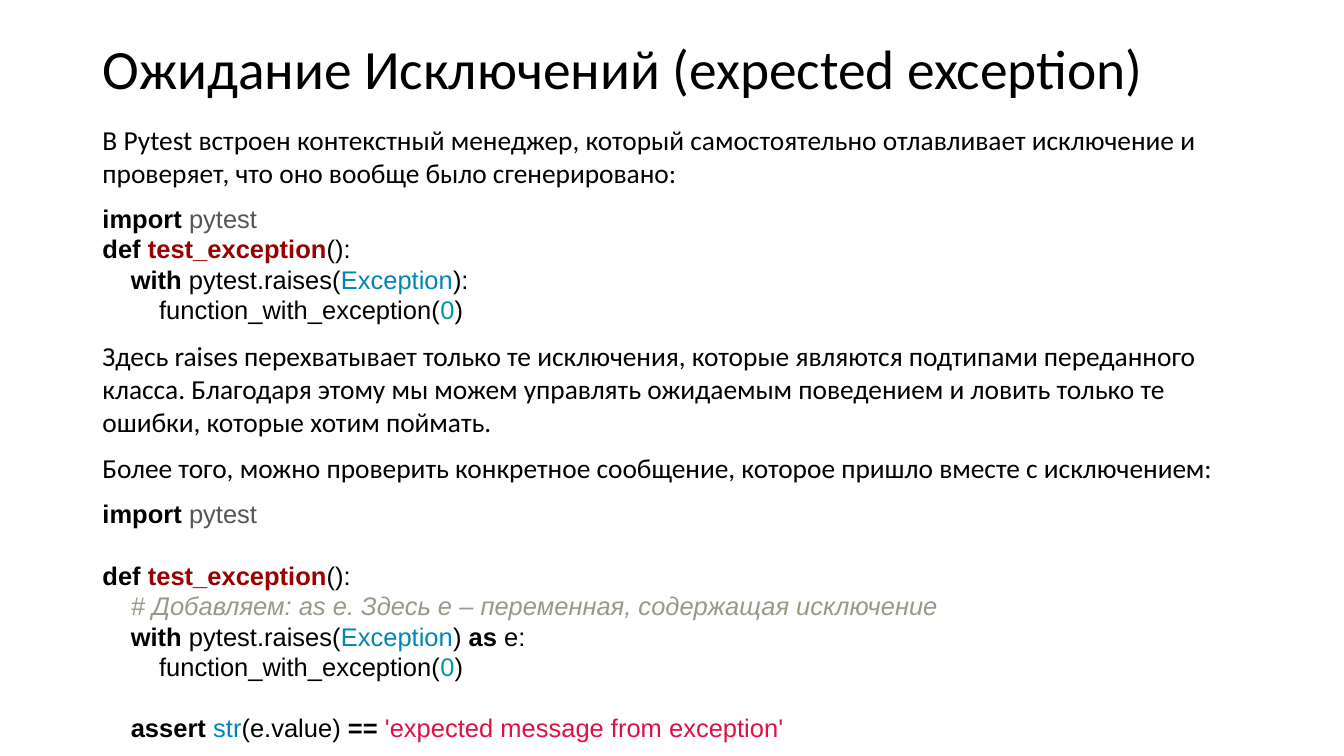
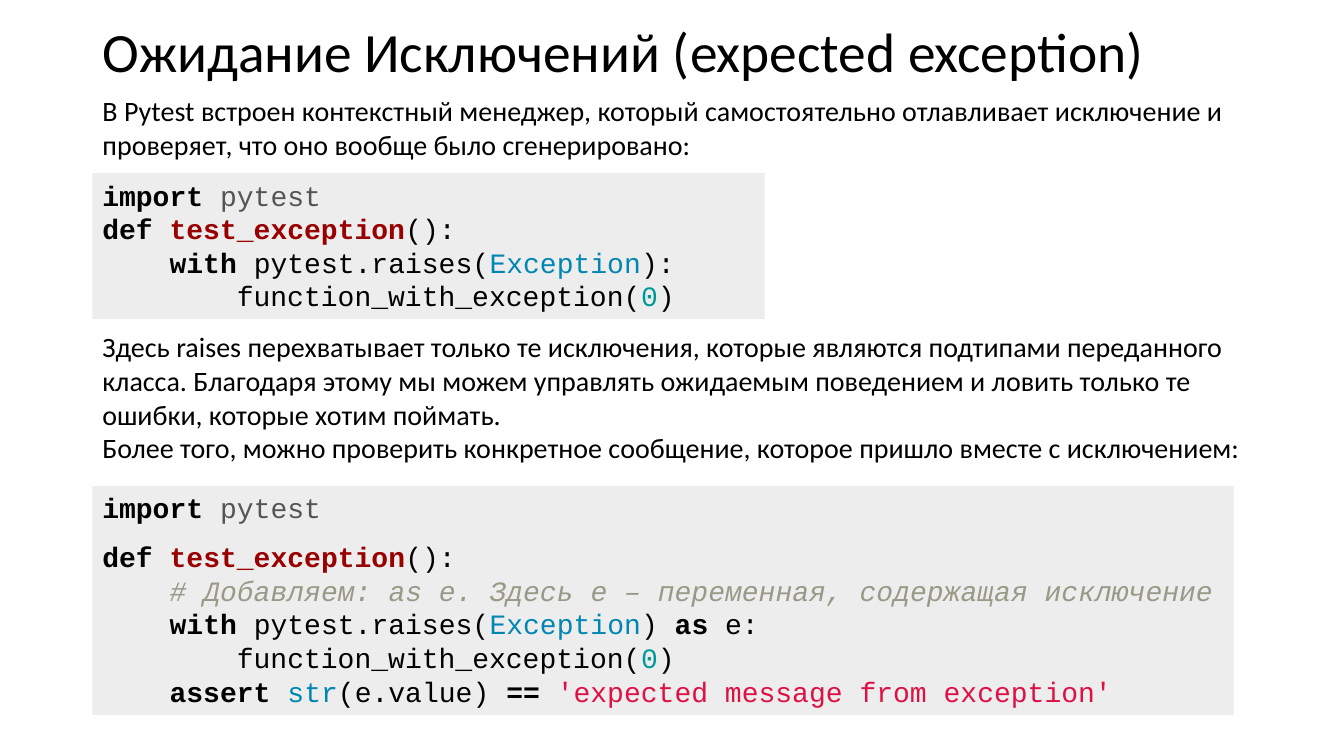
Before and after one commit to xtrueman/prog_instruments, a slide deck: slide 36 of presentations/UnitTests.pptx (slide 37 before the commit). Drawn at 1344x756 pixels with LibreOffice and Linux fonts; fonts in the diff are those of the drawing. Boxes give left, top, right and bottom in pixels: in the first picture for what was removed or moved away, otherwise in the second. Text is boxed around its words. In the diff, an @@ line names an element or a change of style, - is before the commit and + after.

```diff
--- a/presentations/UnitTests.pptx
+++ b/presentations/UnitTests.pptx
@@ title "Ожидание Исключений (expected exception)": place and size @@
-title "Ожидание Исключений (expected exception)" at [102,48,1142,98]
+title "Ожидание Исключений (expected exception)" at [102,31,1143,81]
@@ text added at [102,102,1222,160], 20 pt, text #000000 @@
+В Pytest встроен контекстный менеджер, который самостоятельно отлавливает исключение и проверяет, что оно вообще было сгенерировано:
@@ text removed at [102,131,1212,743] @@
-В Pytest встроен контекстный менеджер, который самостоятельно отлавливает исключение и проверяет, что оно вообще было сгенерировано:
-import pytest
-def test_exception():
-with pytest.raises(Exception):
-function_with_exception(0)
-Здесь raises перехватывает только те исключения, которые являются подтипами переданного класса. Благодаря этому мы можем управлять ожидаемым поведением и ловить только те ошибки, которые хотим поймать.
-Более того, можно проверить конкретное сообщение, которое пришло вместе с исключением:
-import pytest
-def test_exception():
-# Добавляем: as e. Здесь e – переменная, содержащая исключение
-with pytest.raises(Exception) as e:
-function_with_exception(0)
-assert str(e.value) == 'expected message from exception'
@@ rectangle added at [93,173,765,320], fill #EDEDED, 20 pt, text #000000 @@
+import pytest
+def test_exception():
+with pytest.raises(Exception):
+function_with_exception(0)
@@ text added at [102,337,1239,463], 20 pt, text #000000 @@
+Здесь raises перехватывает только те исключения, которые являются подтипами переданного класса. Благодаря этому мы можем управлять ожидаемым поведением и ловить только те ошибки, которые хотим поймать.
+Более того, можно проверить конкретное сообщение, которое пришло вместе с исключением:
@@ rectangle added at [93,486,1234,715], fill #EDEDED, 20 pt, text #000000 @@
+import pytest
+def test_exception():
+# Добавляем: as e. Здесь e – переменная, содержащая исключение
+with pytest.raises(Exception) as e:
+function_with_exception(0)
+assert str(e.value) == 'expected message from exception'
```
Also in this commit, not shown: 87 other slides changed, 1 slide added, 2 slides removed.
